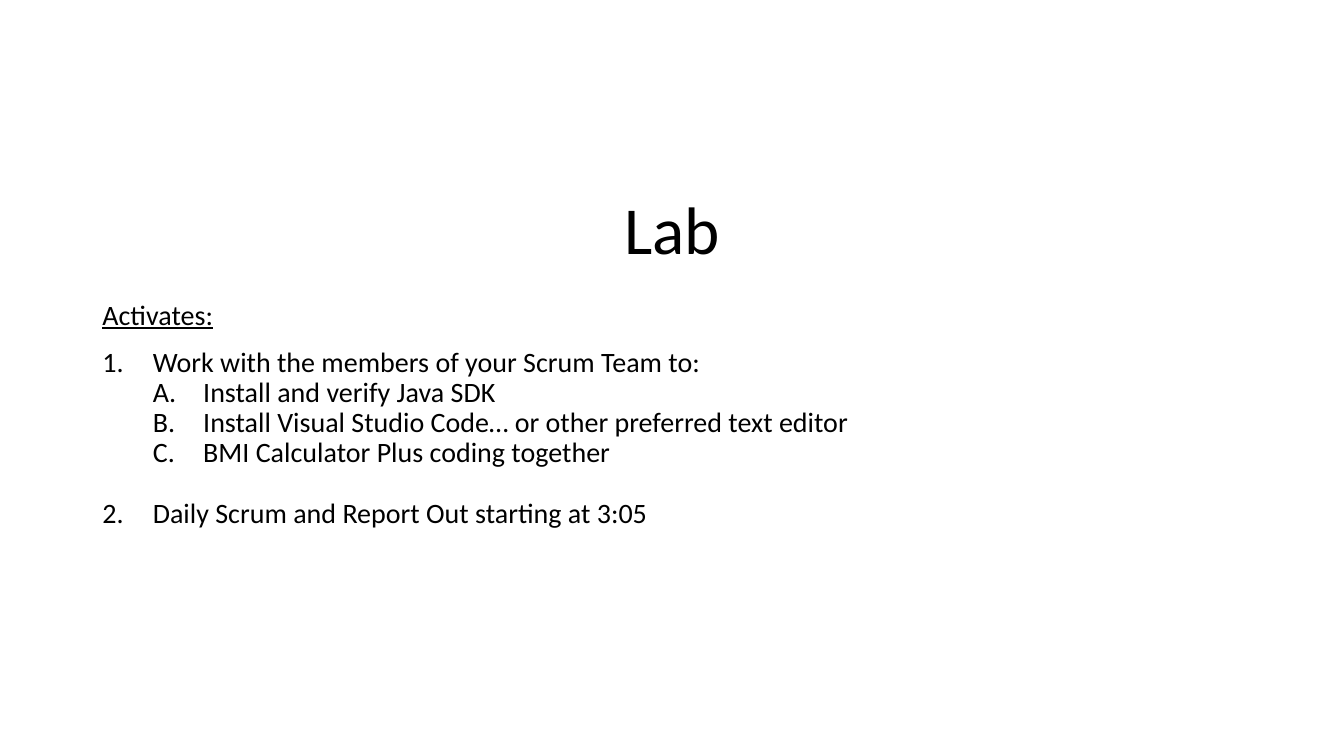
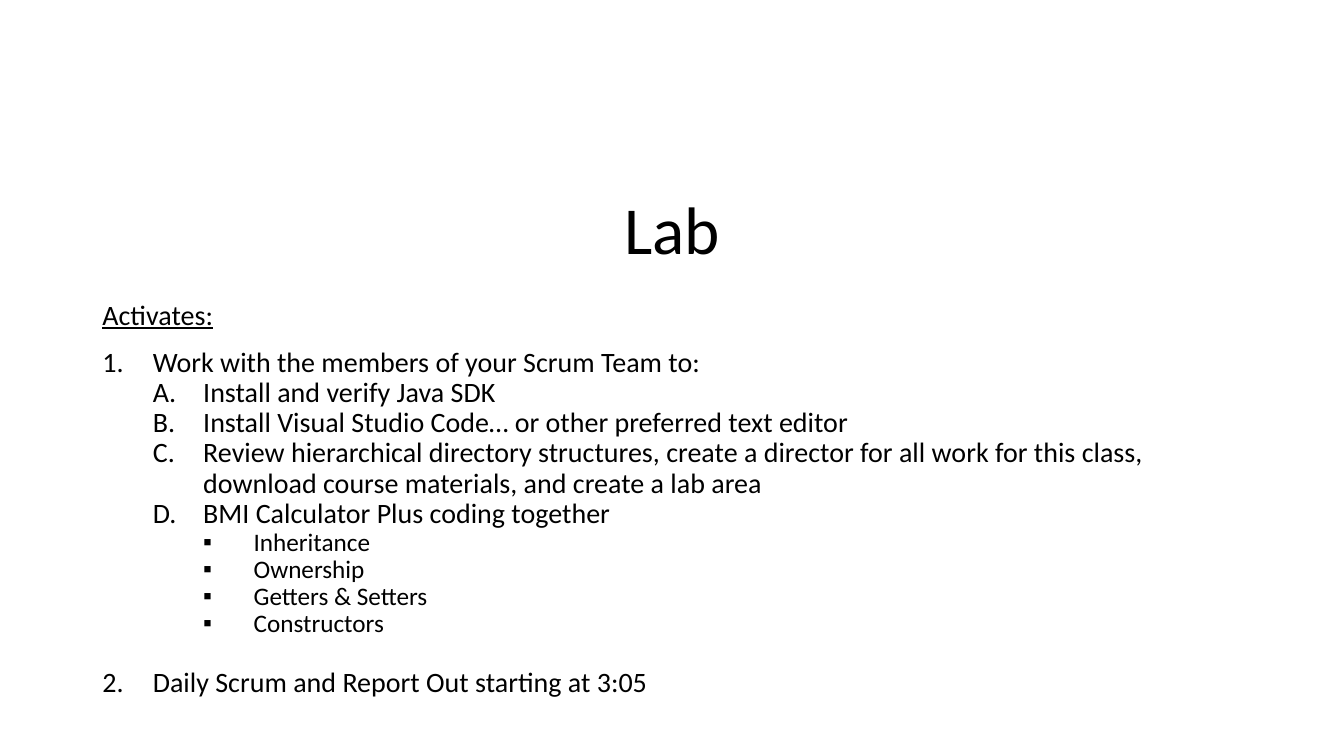
Before and after one commit to jamesbaptiste1/cpsc-24500-2019-01-spring-001, a slide deck: slide 9 of lecture-presentations/2019-01-22.pptx. Drawn at 1344x756 pixels with LibreOffice and Linux fonts; fonts in the diff are those of the drawing. Boxes give left, top, right and bottom in pixels: in the first picture for what was removed or moved away, otherwise in the second. Text is boxed around its words. In the diff, an @@ line names an element or a change of style, - is before the commit and + after.

```diff
--- a/lecture-presentations/2019-01-22.pptx
+++ b/lecture-presentations/2019-01-22.pptx
@@ text at <box>203,442,1143,497</box>: paragraph added @@
+  C. Review hierarchical directory structures, create a director for all work for this class, download course materials, and create a lab area
@@ text at <box>254,533,427,633</box>: paragraphs added @@
+    ▪ Inheritance
+    ▪ Ownership
+    ▪ Getters & Setters
+    ▪ Constructors
```
Also in this commit, not shown: 1 other file.
